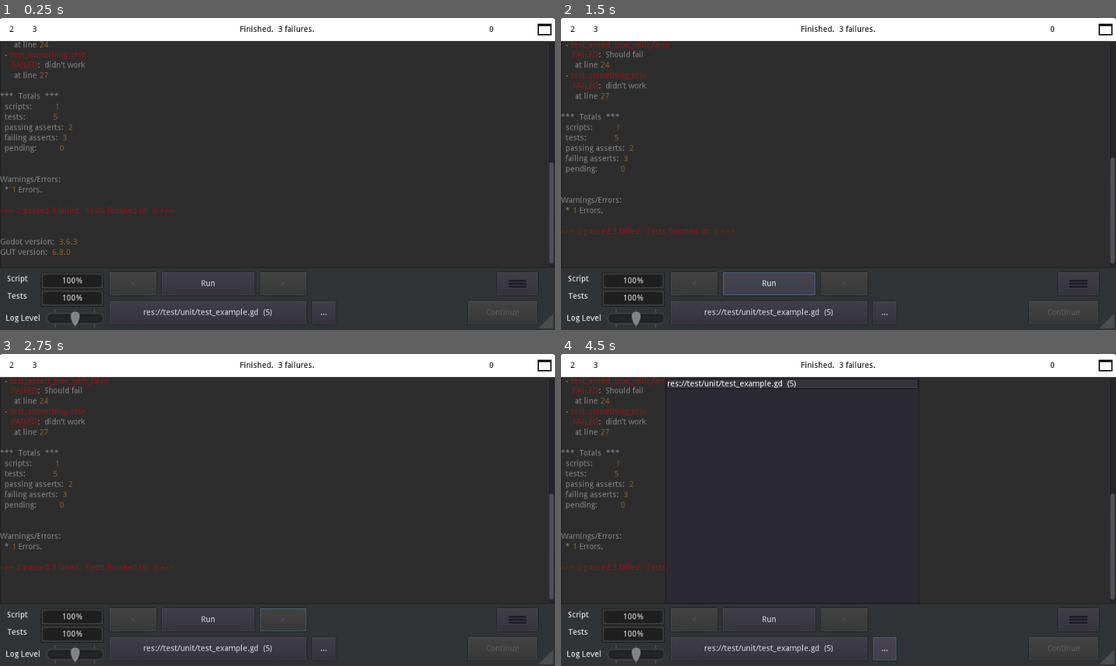
Above: before the commit, frames 1-4 (two rows, left to right).
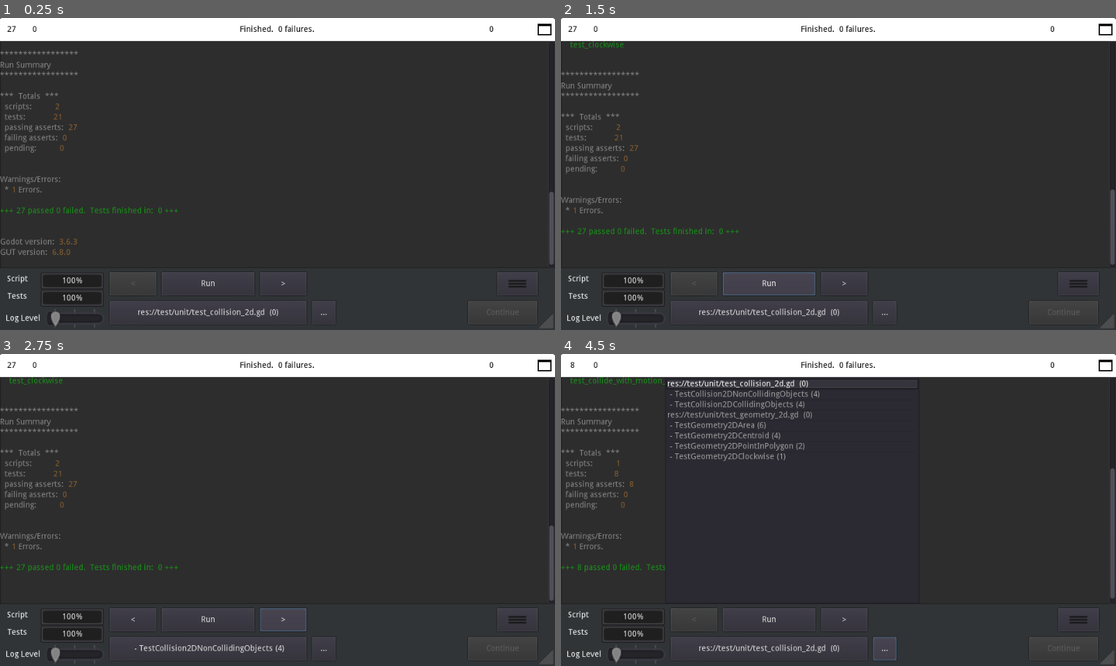
Above: after the commit, the same moments.

Repository: MTareqAzim/scratchpad
Game: Godot game, scene res://test/tests.tscn
Two runs of this game, one before a commit and one after it. Both use one fixed random seed, a clock stepped at 60 frames per second and the inputs below. This scene is started directly instead of the project's main scene.
Inputs (mouse positions are in pixels of both pictures, inside the frame that each line leads up to):
- Up to frame 1 (0.25 s): no input
- Up to frame 2 (1.5 s): click (1104, 30) at 0.5 s; click "Run" at 1.25 s
- Up to frame 3 (2.75 s): click (283, 619) at 2 s, where only the run after the commit has a clickable ">"
- Up to frame 4 (4.5 s): click (694, 619) at 2.75 s, where only the run after the commit has a clickable "<"; click "res://test/unit/test_example.…" (after the commit: "res://test/unit/test_collisio…") at 3.5 s; click "..." at 4.25 s

The runs differ from the first frame. In frame 1, 1.3% of the frame differs, in the area x 0-100%, y 2-99%; in frame 2, 1.6%; in frame 3, 1.6%; in frame 4, 3.0%.

Commit message:
Added tests for Collision2D and Geometry2D

Diff:
--- a/Utils/Collision 2D/collision_2d.gd
+++ b/Utils/Collision 2D/collision_2d.gd
@@ -1,4 +1,4 @@
-const Geometry2D = preload("geometry_2d.gd")
+class_name Collision2D
 
 static func collide_and_get_contacts(shape: Array, global_xform: Transform2D, other_shape: Array, other_global_xform: Transform2D) -> Array:
 	return collide_with_motion_and_get_contacts(shape, global_xform, Vector2(), other_shape, other_global_xform, Vector2())
--- a/Utils/Collision 2D/geometry_2d.gd
+++ b/Utils/Collision 2D/geometry_2d.gd
@@ -1,4 +1,10 @@
+class_name Geometry2D
+
 static func area(points: Array) -> float:
+	return abs(_area(points))
+
+
+static func _area(points: Array) -> float:
 	var area := 0.0
 
 	for i in points.size():
@@ -12,7 +18,7 @@
 static func centroid(points: Array) -> Vector2:
 	var c_x := 0.0
 	var c_y := 0.0
-	var area := area(points)
+	var area := _area(points)
 
 	for i in points.size():
 		var next_i = (i + 1) % points.size()
@@ -33,9 +39,15 @@
 			if polygon[next_i].y > point.y:
 				if clockwise(polygon[i], polygon[next_i], point) < 0:
 					wn += 1
+				if clockwise(polygon[i], polygon[next_i], point) == 0:
+					wn = 1
+					break
 		elif polygon[next_i].y <= point.y:
 			if clockwise(polygon[i], polygon[next_i], point) > 0:
 				wn -= 1
+			if clockwise(polygon[i], polygon[next_i], point) == 0:
+					wn = -1
+					break
 
 	return wn != 0
 
--- a/Utils/Physics Bodies/KinematicBody2P5D.tscn
+++ b/Utils/Physics Bodies/KinematicBody2P5D.tscn
@@ -4,7 +4,7 @@
 [ext_resource path="res://Utils/Composite Polygon 2D/composite_polygon_2d.gd" type="Script" id=2]
 
 [sub_resource type="RectangleShape2D" id=1]
-extents = Vector2( 15, 65 )
+extents = Vector2( 15, 15 )
 
 [sub_resource type="CircleShape2D" id=2]
 radius = 18.0
--- a/Utils/Physics Bodies/kinematic_body_2p5d.gd
+++ b/Utils/Physics Bodies/kinematic_body_2p5d.gd
@@ -1,8 +1,6 @@
 tool
 extends Area2D
 class_name KinematicBody2P5D
-
-const Collision2D = preload("res://Utils/Collision 2D/collision_2d.gd")
 
 const SKIN_WIDTH := 1
 const BASE_SKIN_RADIUS := 8
@@ -272,5 +270,5 @@
 
 func _on_BaseShape_polygon_changed():
 	if Engine.is_editor_hint():
-		_update_base_skin()
-		_update_volume_shape()
+		call_deferred("_update_base_skin")
+		call_deferred("_update_volume_shape")
--- a/project.godot
+++ b/project.godot
@@ -14,10 +14,20 @@
 "language": "GDScript",
 "path": "res://Utils/Action Buffer/action_buffer.gd"
 }, {
+"base": "Reference",
+"class": "Collision2D",
+"language": "GDScript",
+"path": "res://Utils/Collision 2D/collision_2d.gd"
+}, {
 "base": "Polygon2D",
 "class": "CompositePolygon2D",
 "language": "GDScript",
 "path": "res://Utils/Composite Polygon 2D/composite_polygon_2d.gd"
+}, {
+"base": "Reference",
+"class": "Geometry2D",
+"language": "GDScript",
+"path": "res://Utils/Collision 2D/geometry_2d.gd"
 }, {
 "base": "Area2D",
 "class": "KinematicBody2P5D",
@@ -41,7 +51,9 @@
 } ]
 _global_script_class_icons={
 "ActionBuffer": "res://Utils/Action Buffer/action-buffer-icon.png",
+"Collision2D": "",
 "CompositePolygon2D": "",
+"Geometry2D": "",
 "KinematicBody2P5D": "",
 "State": "",
 "StateMachine": "res://Utils/State Machine/state_machine.png",
--- /dev/null
+++ b/test/example/test_functions.gd
@@ -0,0 +1,85 @@
+#gut.p(text, level=0, indent=0)
+#print out text
+
+func pending(text=""): pass
+
+func assert_eq(got, expected, text=""): pass
+
+func assert_ne(got, not_expected, text="") : pass
+
+#greater than
+func assert_gt(got, expected, text=""): pass
+
+#less than
+func assert_lt(got, expected, text=""): pass
+
+func assert_true(got, text=""): pass
+
+func assert_false(got, text=""): pass
+
+func assert_null(got): pass
+
+func assert_not_null(got): pass
+
+func assert_between(got, expect_low, expect_high, text=""): pass
+
+func assert_almost_eq(got, expected, error_interval, text=''): pass
+# +/- error_interval
+# floats, int, Vector2. SHould work for anything that can be added / subtracted
+
+func assert_almost_ne(got, expected, error_interval, text=''): pass
+#inverse of assert_almist_eq.
+#pass if outside the error_interval
+
+func assert_has(obj, element, text=''): pass
+
+func assert_does_not_have(obj, element, text=''): pass
+
+func assert_string_contains(text, search, match_case=true): pass
+
+func assert_string_starts_with(text, search, match_case=true): pass
+
+func assert_string_ends_with(text, search, match_case=true): pass
+
+func assert_has_signal(object, signal_name): pass
+#All signal asserts check if object has signal first, returns error if not
+#So this assert is kinda already used
+
+func watch_signals(object): pass
+#Must be used to make assertions based on signals
+#Make sure signal params 9 or below
+
+func assert_signal_emitted(object, signal_name): pass
+
+func assert_signal_not_emitted(object, signal_name): pass
+
+func assert_signal_emitted_with_parameters(object, signal_name, parameters, index=-1): pass
+#default to most recent signal
+#index can be used to check specific signal if multiple were fired
+
+func assert_signal_emit_count(object, signal_name, count): pass
+#assert signal fired a number of times
+
+func get_signal_emit_count(object, signal_name): pass
+#return -1 if: no signal fired, object not watched, object has no signal
+
+func get_signal_parameters(object, signal_name, index=-1): pass
+#default to most recent signal
+#index can be used to check specific signal if multiple were fired
+
+func assert_file_exists(file_path): pass
+
+func assert_file_does_not_exist(file_path): pass
+
+func assert_file_empty(file_path): pass
+
+func assert_file_not_empty(file_path): pass
+
+func assert_is(object, a_class, text): pass
+#a_class cannot be the built in classes: Array, float, int
+
+func assert_exports(obj, property_name, type): pass
+#Read docs to properly set type
+
+#More in the docs, just didn't seem important for now
+#doubles should be read up.
--- a/test/tests.tscn
+++ b/test/tests.tscn
@@ -12,26 +12,8 @@
 __meta__ = {
 "_editor_icon": ExtResource( 2 )
 }
-_select_script = ""
-_tests_like = ""
-_inner_class_name = ""
 _run_on_load = true
-_should_maximize = false
-_should_print_to_console = true
-_log_level = 1
 _yield_between_tests = false
-_disable_strict_datatype_checks = false
-_test_prefix = "test_"
-_file_prefix = "test_"
-_file_extension = ".gd"
-_inner_class_prefix = "Test"
-_temp_directory = "user://gut_temp_directory"
-_export_path = ""
-_include_subdirectories = false
 _directory1 = "res://test/unit"
 _directory2 = "res://test/integration"
-_directory3 = ""
-_directory4 = ""
-_directory5 = ""
-_directory6 = ""
 _double_strategy = 1
--- /dev/null
+++ b/test/unit/test_collision_2d.gd
@@ -0,0 +1,122 @@
+extends "res://addons/gut/test.gd"
+
+class TestCollision2DNonCollidingObjects:
+	extends "res://addons/gut/test.gd"
+
+	var object_a
+	var object_a_transform
+
+	var object_b
+	var object_b_transform
+
+	func before_each():
+		object_a = [Vector2(-3, -10), Vector2(-4, -6), Vector2(-1, -4), Vector2(-3, -2),
+				Vector2(-8, -2), Vector2(-11, -4), Vector2(-8, -8)]
+		object_a_transform = Transform2D()
+
+		object_b = [Vector2(5, 2), Vector2(7, 4), Vector2(6, 6),
+				Vector2(4, 6), Vector2(3, 4)]
+		object_b_transform = Transform2D()
+
+	func test_collide_and_get_contacts():
+		var contact_points = Collision2D.collide_and_get_contacts(
+				object_a,
+				object_a_transform,
+				object_b,
+				object_b_transform)
+
+		assert_eq(contact_points, [], "No contact points.")
+
+	func test_collide_with_motion_and_get_contacts():
+		var contact_points = Collision2D.collide_with_motion_and_get_contacts(
+				object_a,
+				object_a_transform,
+				Vector2(-3, 2),
+				object_b,
+				object_b_transform,
+				Vector2(4, -5))
+
+		assert_eq(contact_points, [], "No contact points.")
+
+	func test_collide_and_get_resolution_vector():
+		var resolution_vector = Collision2D.collide_and_get_resolution_vector(
+				object_a,
+				object_a_transform,
+				object_b,
+				object_b_transform)
+
+		assert_eq(resolution_vector, Vector2(), "No resolution vector.")
+
+	func test_collide_with_motion_and_get_resolution_vector():
+		var resolution_vector = Collision2D.collide_with_motion_and_get_resolution_vector(
+				object_a,
+				object_a_transform,
+				Vector2(-3, 2),
+				object_b,
+				object_b_transform,
+				Vector2(4, -5))
+
+		assert_eq(resolution_vector, Vector2(), "No resolution vector.")
+
+class TestCollision2DCollidingObjects:
+	extends "res://addons/gut/test.gd"
+
+	var object_a
+	var object_a_transform
+
+	var object_b
+	var object_b_transform
+
+	func before_each():
+		object_a = [Vector2(-4, 5), Vector2(3, 5),
+				Vector2(3, 11), Vector2(-4, 11)]
+		object_a_transform = Transform2D()
+
+		object_b = [Vector2(1, 1), Vector2(7, 1),
+				Vector2(7, 6), Vector2(1, 6)]
+		object_b_transform = Transform2D()
+
+	func test_collide_and_get_contacts():
+		var contact_points = Collision2D.collide_and_get_contacts(
+				object_a,
+				object_a_transform,
+				object_b,
+				object_b_transform)
+
+		var expected_points = [Vector2(1, 5), Vector2(3, 5),
+			Vector2(3, 6), Vector2(1, 6)]
+
+		assert_eq(contact_points, expected_points)
+
+	func test_collide_with_motion_and_get_contacts():
+		var contact_points = Collision2D.collide_with_motion_and_get_contacts(
+				object_a,
+				object_a_transform,
+				Vector2(3, -1),
+				object_b,
+				object_b_transform,
+				Vector2(0, 1))
+
+		var expected_points = [Vector2(1, 4), Vector2(6, 4), Vector2(6, 7), Vector2(1, 7)]
+
+		assert_eq(contact_points, expected_points)
+
+	func test_collide_and_get_resolution_vector():
+		var resolution_vector = Collision2D.collide_and_get_resolution_vector(
+				object_a,
+				object_a_transform,
+				object_b,
+				object_b_transform)
+
+		assert_eq(resolution_vector, Vector2(0, 1))
+
+	func test_collide_with_motion_and_get_resolution_vector():
+		var resolution_vector = Collision2D.collide_with_motion_and_get_resolution_vector(
+				object_a,
+				object_a_transform,
+				Vector2(2, -1),
+				object_b,
+				object_b_transform,
+				Vector2(0, 1))
+
+		assert_eq(resolution_vector, Vector2(0, 3))
--- /dev/null
+++ b/test/unit/test_geometry_2d.gd
@@ -0,0 +1,109 @@
+extends "res://addons/gut/test.gd"
+
+class TestGeometry2DArea:
+	extends "res://addons/gut/test.gd"
+
+	func test_area_triangle():
+		var triangle = [Vector2(-4, 0), Vector2(0, -6), Vector2(4, 0)]
+		var area = Geometry2D.area(triangle)
+		assert_eq(area, 24.0, "Area of base 8, height 6 triangle.")
+
+	func test_area_irregular_triangle():
+		var triangle = [Vector2(-1, 1), Vector2(-5, -7), Vector2(3, -3)]
+		var area = Geometry2D.area(triangle)
+		assert_eq(area, 24.0, "Area of (-1, 1), (-5, -7), (3, -3) triangle.")
+
+	func test_area_square():
+		var square = [Vector2(-2, 2), Vector2(2, 2), Vector2(2, -2), Vector2(-2, -2)]
+		var area = Geometry2D.area(square)
+		assert_eq(area, 16.0, "Area of square.")
+
+	func test_area_quad():
+		var quad = [Vector2(5.71, 2.6), Vector2(-7.8, -5.2), Vector2(-1.35, 3.1), Vector2(2.7, 9.05)]
+		var area = Geometry2D.area(quad)
+		assert_almost_eq(area, 52.9275, 0.0001, "Area of a quad.")
+
+	func test_area_polygon():
+		var polygon = [Vector2(-7, -5), Vector2(-2, -3), Vector2(2, -8), Vector2(6, -3), Vector2(-1, 3),
+				Vector2(5, 2), Vector2(2, 9), Vector2(-1, 6), Vector2(-5, 7)]
+		var area = Geometry2D.area(polygon)
+		assert_eq(area, 116.0, "Area of a polygon.")
+
+	func test_area_line():
+		var line = [Vector2(0, 0), Vector2(3, 4)]
+		var area = Geometry2D.area(line)
+		assert_eq(area, 0.0, "Area of a line.")
+
+class TestGeometry2DCentroid:
+	extends "res://addons/gut/test.gd"
+
+	func test_centroid_triangle():
+		var triangle = [Vector2(-4, 0), Vector2(0, -6), Vector2(4, 0)]
+		var centroid = Geometry2D.centroid(triangle)
+		assert_eq(centroid, Vector2(0, -2), "Centroid of Triangle")
+
+	func test_centroid_irregular_triangle():
+		var triangle = [Vector2(-1.5, 1.3), Vector2(-5.02, -7.1), Vector2(3.23, -3.6)]
+		var centroid = Geometry2D.centroid(triangle)
+		assert_almost_eq(centroid, Vector2(-1.0967, -3.1333), Vector2(0.0001, 0.0001), "Centroid of Irregular Triangle")
+
+	func test_centroid_square():
+		var square = [Vector2(0, 0), Vector2(4, 0), Vector2(4, -4), Vector2(0, -4)]
+		var centroid = Geometry2D.centroid(square)
+		assert_eq(centroid, Vector2(2, -2), "Centroid of Square")
+
+	func test_centroid_regular_hexagon():
+		var hexagon = [Vector2(-1, 0), Vector2(-1/2, sqrt(3)/2), Vector2(1/2, sqrt(3)/2),
+				Vector2(1, 0), Vector2(1/2, -sqrt(3)/2), Vector2(-1/2, -sqrt(3)/2)]
+		var center = Vector2(5.22, 3.6)
+		hexagon = _translate(hexagon, center)
+		var centroid = Geometry2D.centroid(hexagon)
+		assert_eq(centroid, center, "Centroid of a regular hexagon")
+
+	func _translate(points: Array, translation: Vector2) -> Array:
+		var translated_points = []
+		for point in points:
+			translated_points.append(point + translation)
+
+		return translated_points
+
+class TestGeometry2DPointInPolygon:
+	extends "res://addons/gut/test.gd"
+
+	func test_point_in_square():
+		var square = [Vector2(0, 0), Vector2(4, 0), Vector2(4, -4), Vector2(0, -4)]
+		var point_inside = Vector2(1, -3)
+		assert_true(Geometry2D.point_in_polygon(point_inside, square), "Point inside.")
+
+		var point_on_edge = Vector2(4, -1)
+		assert_true(Geometry2D.point_in_polygon(point_on_edge, square), "Point on edge.")
+
+		var point_outside = Vector2(23, 5)
+		assert_false(Geometry2D.point_in_polygon(point_outside, square), "Point outside.")
+
+	func test_point_in_polygon():
+		var polygon = [Vector2(-7, -5), Vector2(-2, -3), Vector2(2, -7), Vector2(6, -3), Vector2(-1, 3),
+				Vector2(5, 2), Vector2(2, 9), Vector2(-1, 6), Vector2(-5, 7)]
+		var point_inside = Vector2(-3, 2)
+		assert_true(Geometry2D.point_in_polygon(point_inside, polygon), "Point inside.")
+
+		var point_on_edge = Vector2(1, 8)
+		assert_true(Geometry2D.point_in_polygon(point_on_edge, polygon), "Point on edge.")
+
+		var point_outside = Vector2(1, 2)
+		assert_false(Geometry2D.point_in_polygon(point_outside, polygon), "Point outside.")
+
+class TestGeometry2DClockwise:
+	extends "res://addons/gut/test.gd"
+
+	func test_clockwise():
+		var point_a = Vector2(0, 0)
+		var point_b = Vector2(0, -1)
+		var clockwise = Vector2(1, -2)
+		assert_true(Geometry2D.clockwise(point_a, point_b, clockwise) > 0, "Turn is clockwise.")
+
+		var counterclockwise = Vector2(-1, -2)
+		assert_true(Geometry2D.clockwise(point_a, point_b, counterclockwise) < 0, "Turn is counterclockwise.")
+
+		var straight = Vector2(0, -2)
+		assert_true(Geometry2D.clockwise(point_a, point_b, straight) == 0, "Turn is straight.")
Renamed: test/unit/test_example.gd -> test/example/test_example.gd
